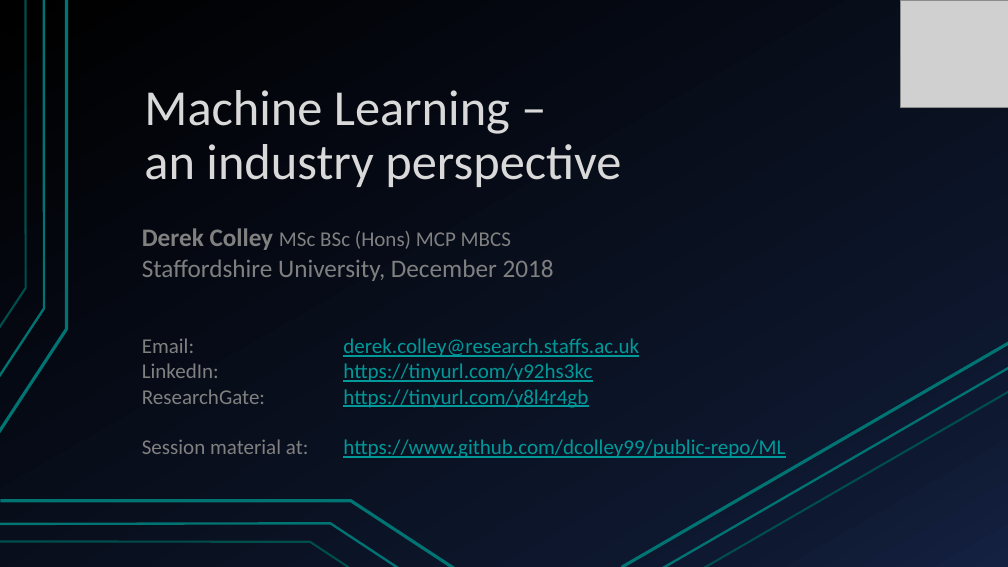
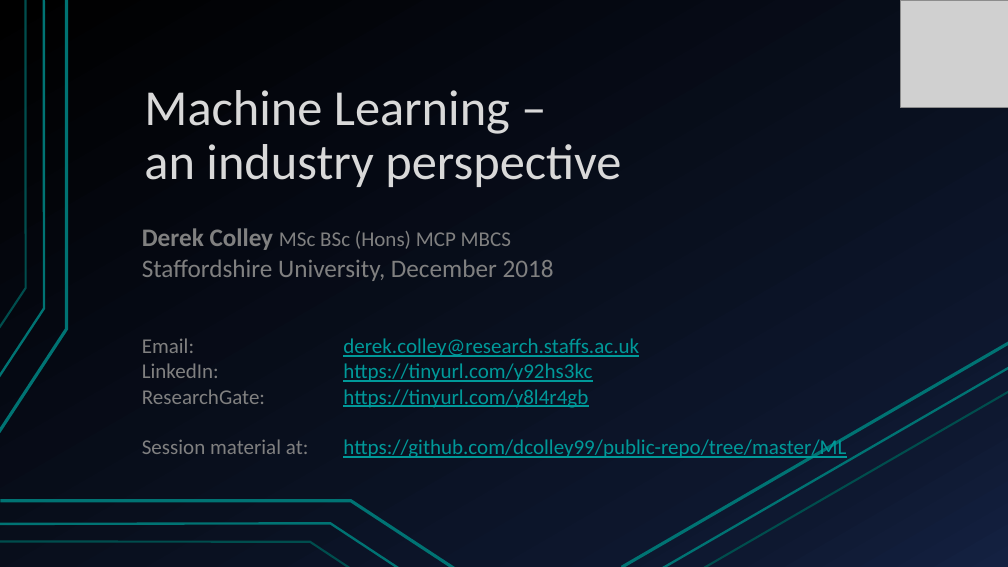
Before and after one commit to dcolley99/public-repo, a slide deck: slide 1 of ML/ml_deck.pptx. Drawn at 1008x567 pixels with LibreOffice and Linux fonts; fonts in the diff are those of the drawing; grey boxes stand for pictures. Boxes give left, top, right and bottom in pixels: in the first picture for what was removed or moved away, otherwise in the second. Text is boxed around its words. In the diff, an @@ line names an element or a change of style, - is before the commit and + after.

Commit message:
Slides amended

```diff
--- a/ML/ml_deck.pptx
+++ b/ML/ml_deck.pptx
@@ text at bbox=[142, 436, 846, 460]: text changed @@
-Session material at: https://www.github.com/dcolley99/public-repo/ML
+Session material at: https://github.com/dcolley99/public-repo/tree/master/ML
```
